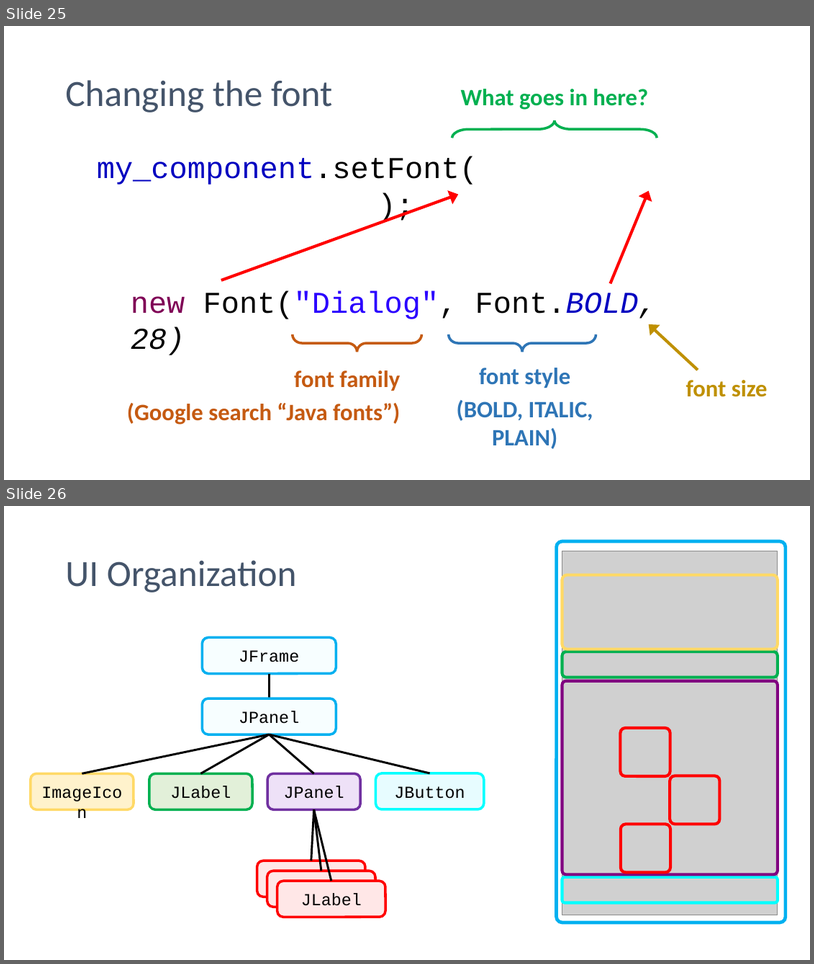
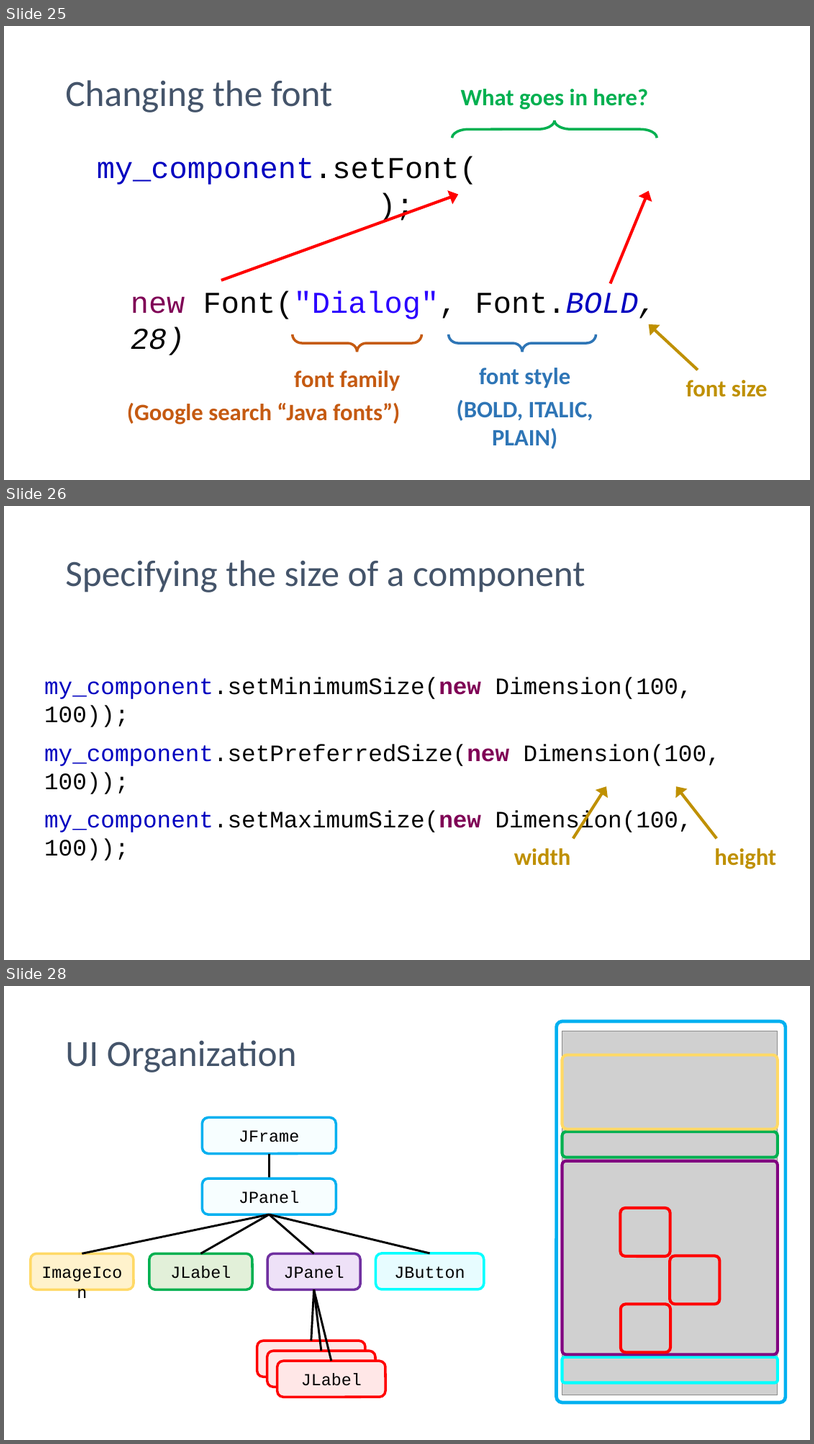
Before and after one commit to onsmith/comp401-2048, a slide deck: slides/java-swing-2048.pptx. Shown one above the other, each under a label of ours: slides 25 and 26 before the commit, slides 25, 26 and 28 after it; the slides between them are not shown. The pictures are 814x964 and 814x1444 pixels, drawn with LibreOffice and Linux fonts; fonts in the diff are those of the drawing; grey boxes stand for pictures. Boxes give left, top, right and bottom in pixels: in the first picture for what was removed or moved away, otherwise in the second. Text is boxed around its words. In the diff, an @@ line names an element or a change of style, - is before the commit and + after.

```diff
--- a/slides/java-swing-2048.pptx
+++ b/slides/java-swing-2048.pptx
@@ slide 26 added at [4, 506, 810, 960], background #FFFFFF @@
@@ title added at [65, 560, 585, 592], 44 pt, text #44546A @@
+Specifying the size of a component
@@ text added at [44, 677, 721, 860], 28 pt, text #000000 @@
+my_component.setMinimumSize(new Dimension(100, 100));
+my_component.setPreferredSize(new Dimension(100, 100));
+my_component.setMaximumSize(new Dimension(100, 100));
@@ arrow added from (574, 838) to (607, 786), #BF9000 3.5 pt @@
@@ arrow added from (718, 838) to (676, 786), #BF9000 3.5 pt @@
@@ text added at [514, 848, 571, 865], 28 pt, text #BF9000, bold @@
+width
@@ text added at [715, 848, 777, 869], 28 pt, text #BF9000, bold @@
+height
@@ what was slide 26 is now slide 28 @@
```
Also in this commit, not shown: 1 slide changed, 1 other slide added, 1 other file.
